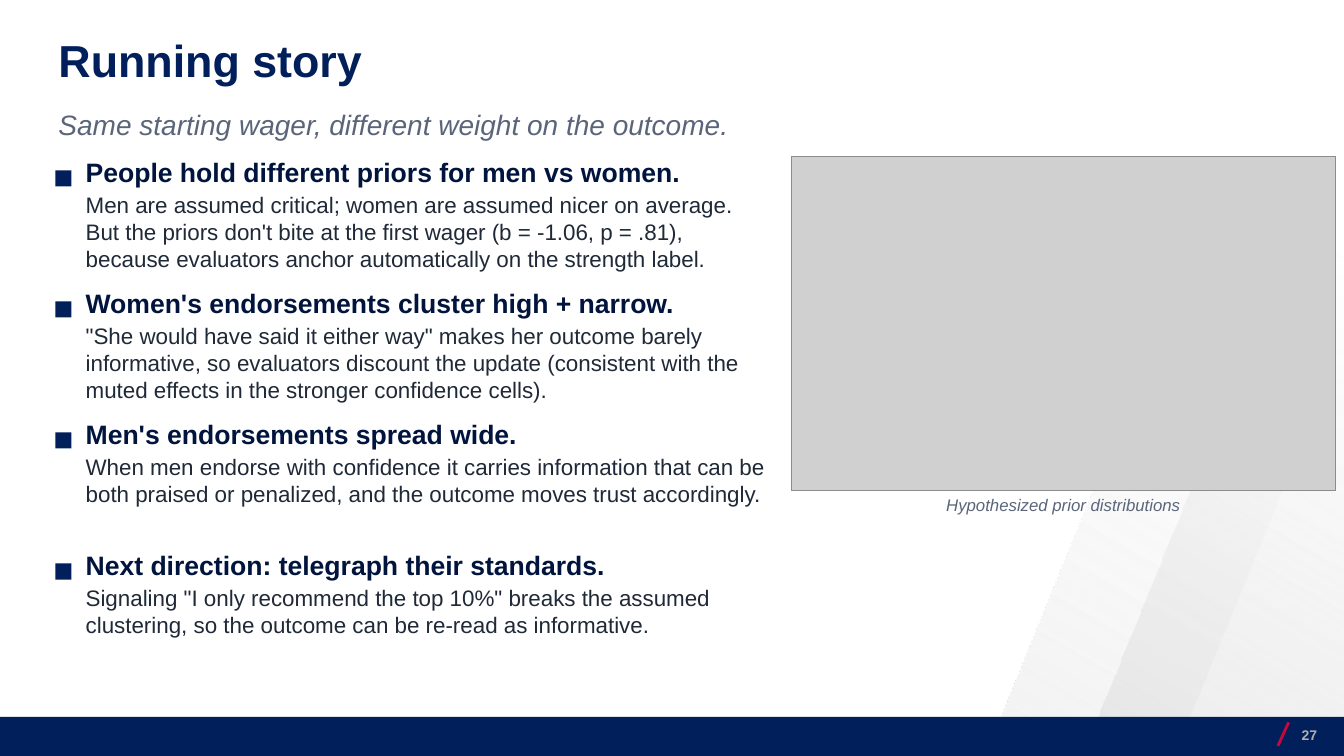
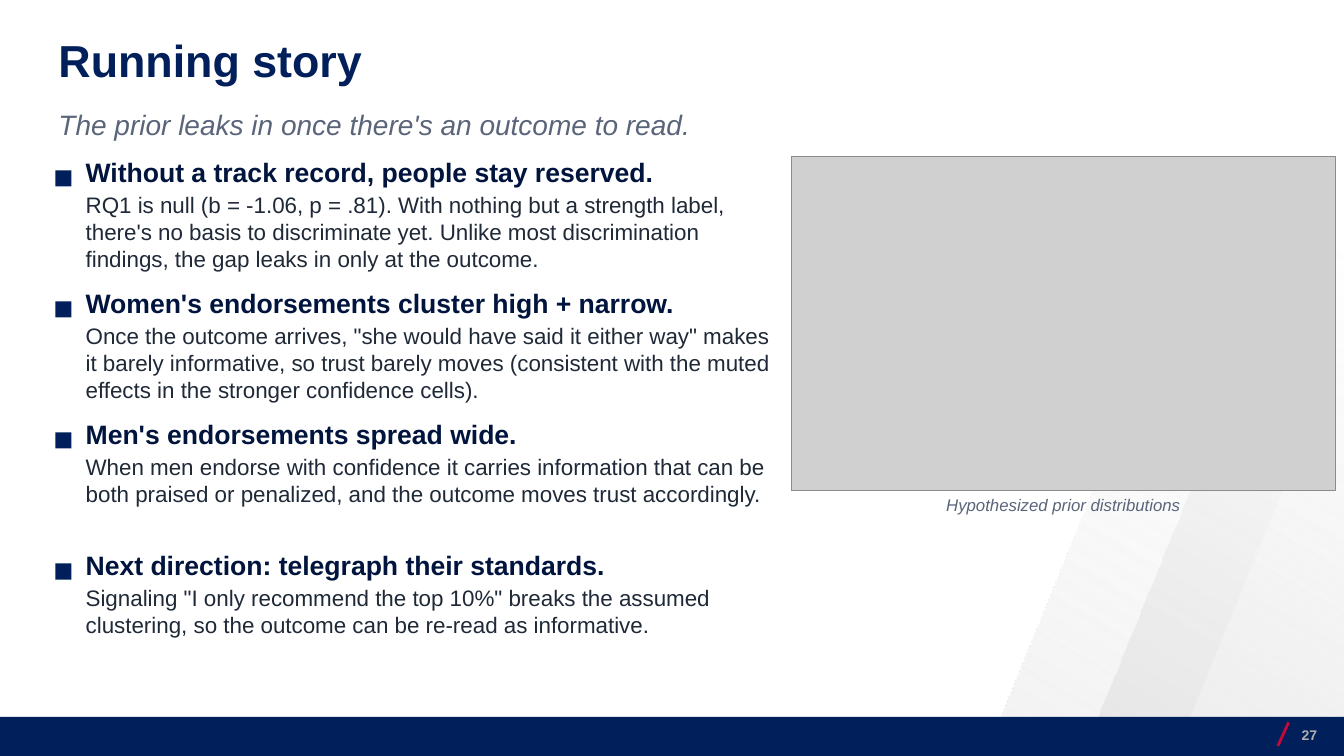
Before and after one commit to josecerv/sponsorship-network, a slide deck: slide 27 of docs/UChicago-0410.pptx. Drawn at 1344x756 pixels with LibreOffice and Linux fonts; fonts in the diff are those of the drawing; grey boxes stand for pictures; background and template pictures are left out. Boxes give left, top, right and bottom in pixels: in the first picture for what was removed or moved away, otherwise in the second. Text is boxed around its words. In the diff, an @@ line names an element or a change of style, - is before the commit and + after.

```diff
--- a/docs/UChicago-0410.pptx
+++ b/docs/UChicago-0410.pptx
@@ text at [58,114,690,141]: text changed @@
-Same starting wager, different weight on the outcome.
+The prior leaks in once there's an outcome to read.
@@ text at [86,162,724,272]: text changed @@
-People hold different priors for men vs women.
-Men are assumed critical; women are assumed nicer on average. But the priors don't bite at the first wager (b = -1.06, p = .81), because evaluators anchor automatically on the strength label.
+Without a track record, people stay reserved.
+RQ1 is null (b = -1.06, p = .81). With nothing but a strength label, there's no basis to discriminate yet. Unlike most discrimination findings, the gap leaks in only at the outcome.
@@ text at [86,327,769,403]: text changed @@
-"She would have said it either way" makes her outcome barely informative, so evaluators discount the update (consistent with the muted effects in the stronger confidence cells).
+Once the outcome arrives, "she would have said it either way" makes it barely informative, so trust barely moves (consistent with the muted effects in the stronger confidence cells).
```
Also in this commit, not shown: 1 other file.
